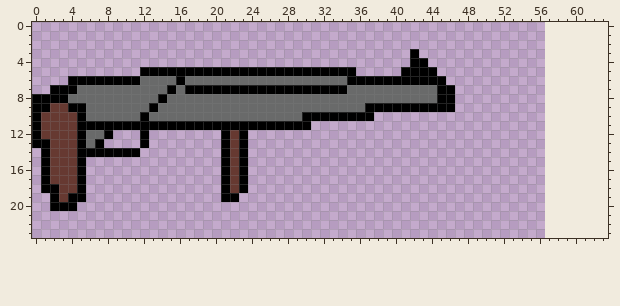
Pixel-art sprite -- goToSchool/img/mp5.png. The picture above is the old version.
The file is 64x64 pixels. The old version is drawn lined up with the new one, on the new canvas.
Once edited:
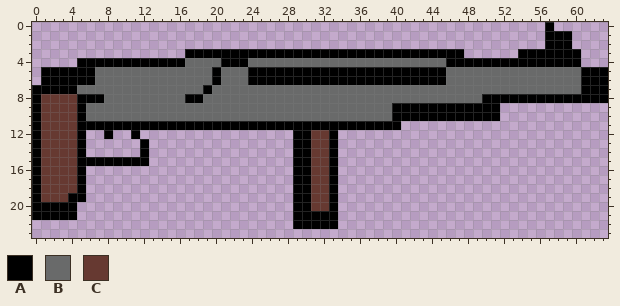
Palette (. is transparent): A #000000  B #696a6a  C #663931
Change:
{"change": "canvas 64x64 -> 64x24, the old top-left corner now at -7,-23 (the part of the old canvas that was cut away was empty and is not shown)"}
{"y":0,"x":57,"old":".","new":"A"}
{"y":1,"x":57,"old":"...","new":"AAA"}
{"y":2,"x":57,"old":"...","new":"AAA"}
{"y":3,"x":17,"old":".........................","new":"AAAAAAAAAAAAAAAAAAAAAAAAA"}
{"y":3,"x":43,"old":".....","new":"AAAAA"}
{"y":3,"x":54,"old":".......","new":"AAAAAAA"}
{"y":4,"x":5,"old":".....................................AA.................","new":"AAAAAAAAAAAABBBBAAABBBBBBBBBBBBBBBBBBBBBBAAAAAAAAAAAAAAA"}
{"y":5,"x":1,"old":"...........AAAAAAAA","new":"AAAAAABBBBBBBBBBBBB"}
{"y":5,"x":21,"old":"AAA","new":"BBB"}
{"y":5,"x":36,"old":".....","new":"AAAAA"}
{"y":5,"x":45,"old":"...................","new":"ABBBBBBBBBBBBBBBAAA"}
{"y":6,"x":1,"old":"...","new":"AAA"}
{"y":6,"x":7,"old":"AAAAA","new":"BBBBB"}
{"y":6,"x":16,"old":"A","new":"B"}
{"y":6,"x":20,"old":"B","new":"A"}
{"y":6,"x":24,"old":"BBBBBBBBBBB","new":"AAAAAAAAAAA"}
{"y":6,"x":46,"old":"..................","new":"BBBBBBBBBBBBBBBAAA"}
{"y":7,"x":0,"old":"..","new":"AA"}
{"y":7,"x":15,"old":"A","new":"B"}
{"y":7,"x":17,"old":"AA","new":"BB"}
{"y":7,"x":20,"old":"AAAAAAAAAAAAAAA","new":"BBBBBBBBBBBBBBB"}
{"y":7,"x":45,"old":"AA.................","new":"BBBBBBBBBBBBBBBBAAA"}
{"y":8,"x":1,"old":"AAABBBB","new":"CCCCAAA"}
{"y":8,"x":14,"old":"A","new":"B"}
{"y":8,"x":17,"old":"BB","new":"AA"}
{"y":8,"x":45,"old":"AA.................","new":"BBBBBAAAAAAAAAAAAAA"}
{"y":9,"x":1,"old":"A","new":"C"}
{"y":9,"x":4,"old":"A","new":"C"}
{"y":9,"x":13,"old":"A","new":"B"}
{"y":9,"x":37,"old":"AAA","new":"BBB"}
{"y":9,"x":47,"old":".....","new":"AAAAA"}
{"y":10,"x":12,"old":"A","new":"B"}
{"y":10,"x":30,"old":"AAAAAAAA..............","new":"BBBBBBBBBBAAAAAAAAAAAA"}
{"y":11,"x":31,"old":"..........","new":"AAAAAAAAAA"}
{"y":12,"x":6,"old":"BB","new":".."}
{"y":12,"x":11,"old":".A","new":"A."}
{"y":12,"x":21,"old":"ACA","new":"..."}
{"y":12,"x":29,"old":".....","new":"AACCA"}
{"y":13,"x":1,"old":"A","new":"C"}
{"y":13,"x":6,"old":"BA","new":".."}
{"y":13,"x":21,"old":"ACA","new":"..."}
{"y":13,"x":29,"old":".....","new":"AACCA"}
{"y":14,"x":0,"old":".A","new":"AC"}
{"y":14,"x":6,"old":"AAAAAA.","new":"......A"}
{"y":14,"x":21,"old":"ACA","new":"..."}
{"y":14,"x":29,"old":".....","new":"AACCA"}
{"y":15,"x":0,"old":".A","new":"AC"}
{"y":15,"x":6,"old":".......","new":"AAAAAAA"}
{"y":15,"x":21,"old":"ACA","new":"..."}
{"y":15,"x":29,"old":".....","new":"AACCA"}
{"y":16,"x":0,"old":".A","new":"AC"}
{"y":16,"x":21,"old":"ACA","new":"..."}
{"y":16,"x":29,"old":".....","new":"AACCA"}
{"y":17,"x":0,"old":".A","new":"AC"}
{"y":17,"x":21,"old":"ACA","new":"..."}
{"y":17,"x":29,"old":".....","new":"AACCA"}
{"y":18,"x":0,"old":".AA","new":"ACC"}
{"y":18,"x":21,"old":"ACA","new":"..."}
{"y":18,"x":29,"old":".....","new":"AACCA"}
{"y":19,"x":0,"old":"..A","new":"ACC"}
{"y":19,"x":21,"old":"AA","new":".."}
{"y":19,"x":29,"old":".....","new":"AACCA"}
{"y":20,"x":0,"old":"..","new":"AA"}
{"y":20,"x":29,"old":".....","new":"AACCA"}
{"y":21,"x":0,"old":".....","new":"AAAAA"}
{"y":21,"x":29,"old":".....","new":"AAAAA"}
{"y":22,"x":29,"old":".....","new":"AAAAA"}
{"label":"changed","picture_box":[32,22,608,229]}
